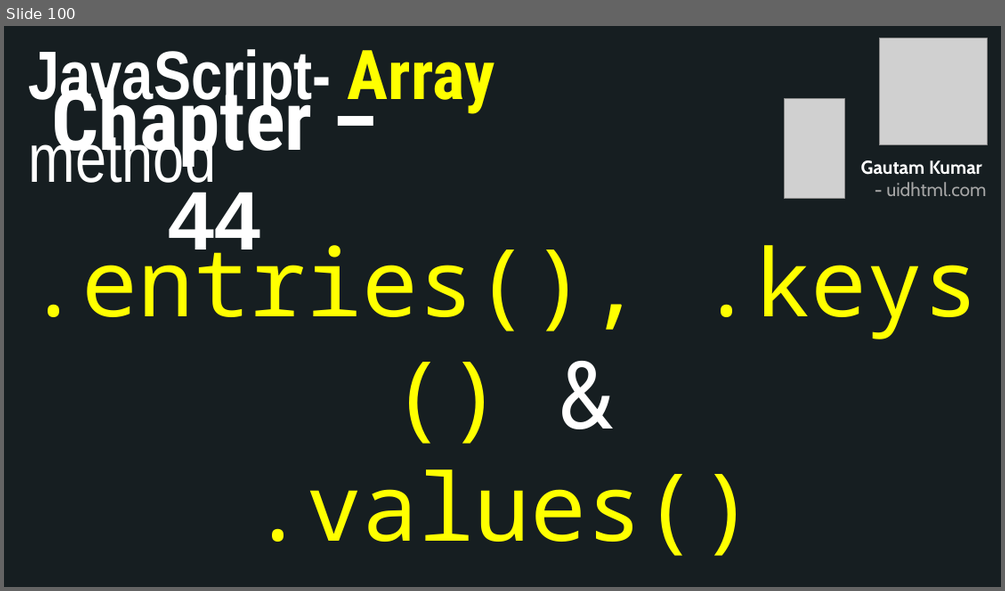
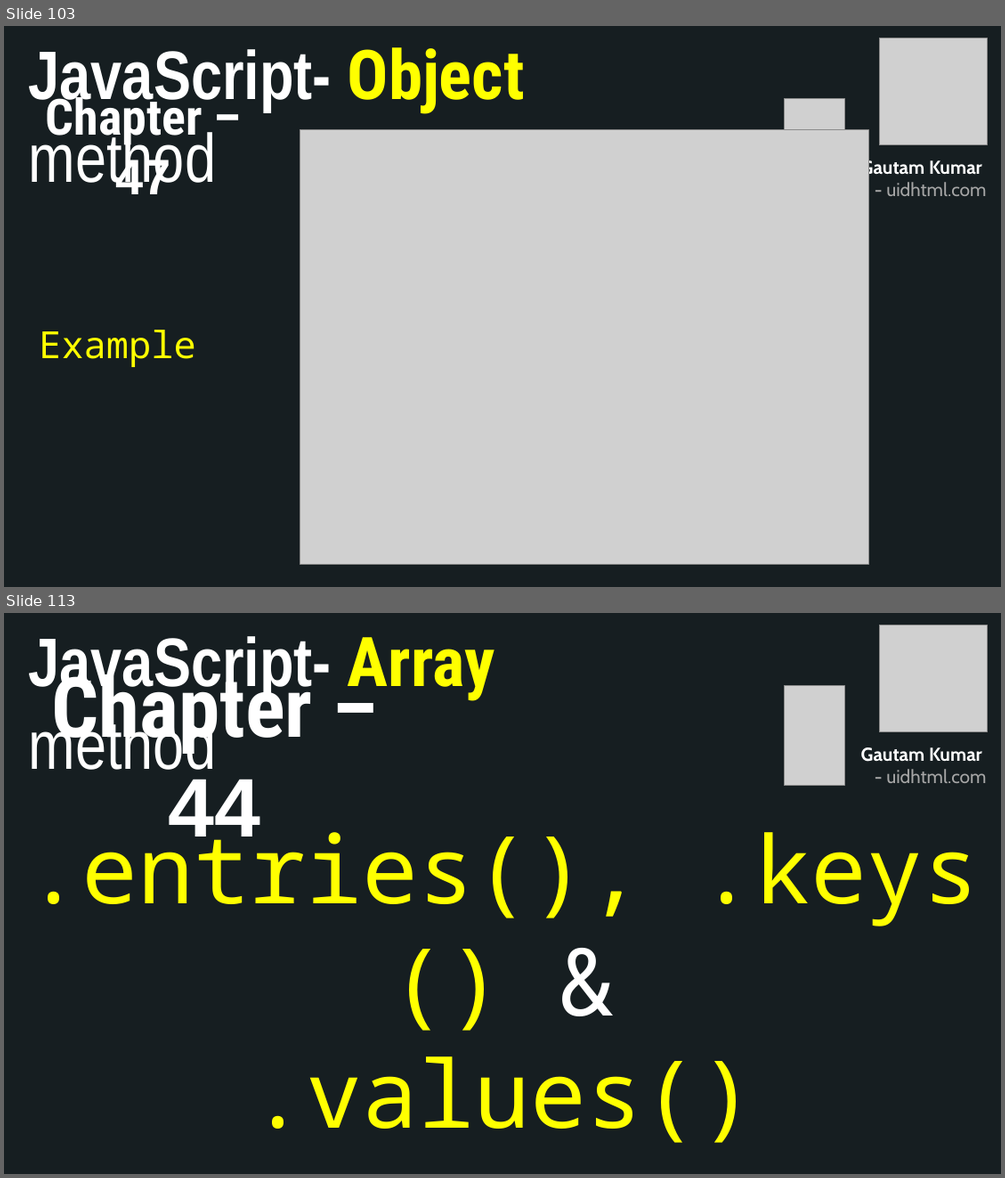
Before and after one commit to uidhtml/javascript-tutorials, a slide deck: Javascript Tutorials.pptx. Shown one above the other, each under a label of ours: slide 100 before the commit, slides 103 and 113 after it; the slides between them are not shown. The pictures are 1005x591 and 1005x1178 pixels, drawn with LibreOffice and Linux fonts; fonts in the diff are those of the drawing; grey boxes stand for pictures. Boxes give left, top, right and bottom in pixels: in the first picture for what was removed or moved away, otherwise in the second. Text is boxed around its words. In the diff, an @@ line names an element or a change of style, - is before the commit and + after.

Commit message:
Added chapter 45

```diff
--- a/Javascript Tutorials.pptx
+++ b/Javascript Tutorials.pptx
@@ slide 103 added at [4,26,1001,587], background #2C3C43; not listed: 10 template elements that a slide beside it also shows @@
@@ rectangle added at [4,26,1001,587], fill #161E22 @@
@@ text added at [29,47,525,194], 66 pt, text #FFFFFF, bold @@
+JavaScript- Object method
@@ picture added at [880,38,987,145] @@
@@ title added at [46,89,202,194], 48 pt, text #FFFFFF, bold @@
+Chapter – 47
@@ picture added at [785,99,844,199] @@
@@ picture added at [300,130,868,564] @@
@@ text added at [861,158,986,196], 18 pt, text #A6A6A6, bold @@
+Gautam Kumar
+- uidhtml.com
@@ text added at [39,329,195,367], 36 pt, text #FFFF00 @@
+Example
@@ what was slide 100 is now slide 113 @@
```
Also in this commit, not shown: 12 other slides added, 6 other files.
